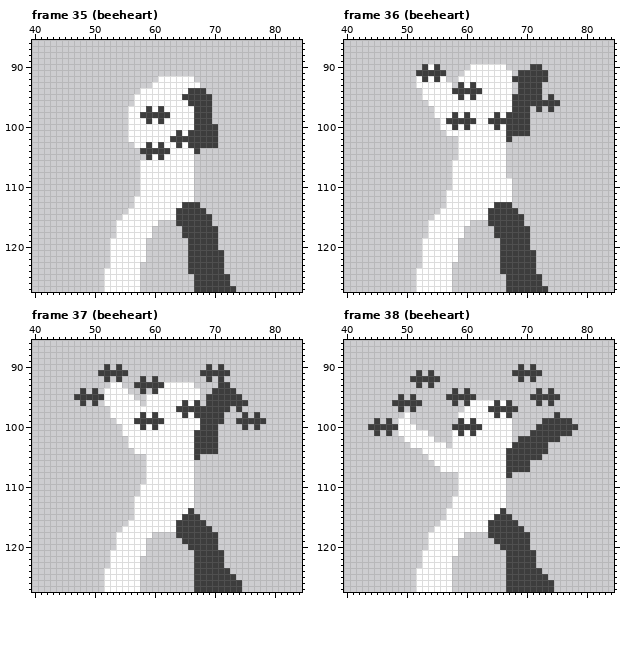
Pixel-art file: src/Unity/Fighters/Assets/Art/Sprites/Animations/mrshive_super.aseprite. That is the earlier state.
128x128 pixels, 70 frames. Shown: frame 35 (beeheart): x 40..84, y 86..127; frame 36 (beeheart): x 40..84, y 86..127; frame 37 (beeheart): x 40..84, y 86..127; frame 38 (beeheart): x 40..84, y 86..127. The commit also changed other frames, which this record leaves out.
The result:
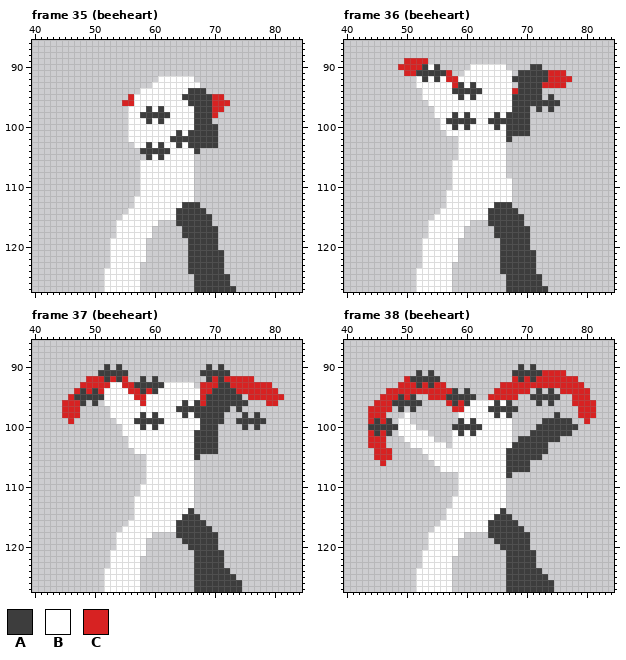
Palette (. is transparent): A #3d3d3d  B #ffffff  C #d72222
Message: mrs hive super adjustments
Edits made:
layer "Layer 4" added
--- frame 35 (beeheart), layer "Layer 4"
@@ x 53..74 @@
  94 .....BBBBBBBBAAA......
- 95 ....BBBBBBBBAAAAA.....
- 96 ....BBBBBBBBBAAAA.....
- 97 ...BBBABABBBBBAAA.....
- 98 ...BBAAAAABBBBAAA.....
+ 95 ...CBBBBBBBBAAAAACC...
+ 96 ..CCBBBBBBBBBAAAACCC..
+ 97 ...BBBABABBBBBAAACC...
+ 98 ...BBAAAAABBBBAAAC....
  99 ...BBBABABBBBBAAA.....
--- frame 36 (beeheart), layer "Layer 4"
@@ x 40..84 @@
  88 .............................................
- 89 .............................................
- 90 .............ABA.....BBBBBB....AA............
- 91 ............AAAAA...BBBBBBBB.AAAAA...........
- 92 ............BABAB..BBBBBBBBBAAAAAA...........
- 93 ............BBBBBB.ABABBBBBB.AAAA............
- 94 .............BBBBBAAAAABBBBB.AAAA............
+ 89 ..........CCCC...............................
+ 90 .........CCCCABA.....BBBBBB....AA............
+ 91 ..........CCAAAAAC..BBBBBBBB.AAAAACCC........
+ 92 ............BABABCCBBBBBBBBBAAAAAACCCC.......
+ 93 ............BBBBBBCABABBBBBB.AAAACCCC........
+ 94 .............BBBBBAAAAABBBBBCAAAA............
  95 .............BBBBBBABABBBBBBAAAAA.A..........
--- frame 37 (beeheart), layer "Layer 4"
@@ x 40..84 @@
  91 ...........AAAAA............AAAAA............
- 92 ............A.A...A.A........A.A.............
- 93 .............BB..AAAAABBBBB....AA............
- 94 ........A.A.BBBB..A.ABBBBBBB..AAAA...........
- 95 .......AAAAABBBBB..BBBBBBBBB.AAAAAA..........
- 96 ........A.A.BBBBBB.BBBBBBABA.AAAAAAA.........
- 97 .............BBBBBBBBBBBAAAAAAAAA.A..........
- 98 .............BBBBBABABBBBABAAAAA...A.A.......
- 99 ..............BBBAAAAABBBBBBAAAA..AAAAA......
+ 92 .........CCCACAC..A.A........ACACCCCC........
+ 93 ........CCCCCBBCCAAAAABBBBB.CCCAACCCCCCC.....
+ 94 .......CACACBBBBCCACABBBBBBBCCAAAACCCCCCC....
+ 95 ......CAAAAABBBBBCCBBBBBBBBBCAAAAAA.CCCCCC...
+ 96 .....CCCA.A.BBBBBBCBBBBBBABACAAAAAAA...CC....
+ 97 .....CCC.....BBBBBBBBBBBAAAAAAAAA.A..........
+ 98 .....CCC.....BBBBBABABBBBABAAAAA...A.A.......
+ 99 ......C.......BBBAAAAABBBBBBAAAA..AAAAA......
 100 ...............BBBABABBBBBBBAAA....A.A.......
--- frame 38 (beeheart), layer "Layer 4"
@@ x 40..84 @@
  90 .............................A.A.............
- 91 ............A.A.............AAAAA............
- 92 ...........AAAAA.............A.A.............
- 93 ............A.A..............................
- 94 ..................A.A...........A.A..........
- 95 .........A.A.....AAAAA.........AAAAA.........
- 96 ........AAAAA.....A.ABBBBABA....A.A..........
- 97 .........A.A........BBBBAAAAA................
- 98 ..........B........BBBBBBABA.......A.........
- 99 .....A.A.BB........ABABBBBBB.....AAAAA.......
+ 91 ............A.A.............AAAAACCCC........
+ 92 ..........CAAAAA............CACACCCCCCC......
+ 93 .........CCCACACC.........CCCCCCCCCCCCCC.....
+ 94 .......CCCCCCCCCCCA.A....CCCCCC.A.A.CCCCC....
+ 95 ......CCCACA..CCCAAAAA..CCCCC..AAAAA..CCC....
+ 96 .....CCCAAAAA....CACABBBBABA....A.A...CCCC...
+ 97 ....CCCC.A.A......CCBBBBAAAAA..........CCC...
+ 98 ....CCC...B........BBBBBBABA.......A...CCC...
+ 99 ....CACA.BB........ABABBBBBB.....AAAAA..C....
 100 ....AAAAABBB......AAAAABBBBB....AAAAAAA......
-101 .....A.A.BBBBB....BABABBBBBB...AAAAAAA.......
-102 ..........BBBBB...BBBBBBBBBB.AAAAAAA.........
-103 ...........BBBBBB.BBBBBBBBBBAAAAAA...........
-104 .............BBBBBBBBBBBBBBAAAAAAA...........
-105 ..............BBBBBBBBBBBBBAAAAAA............
-106 ...............BBBBBBBBBBBBAAAA..............
+101 ....CACA.BBBBB....BABABBBBBB...AAAAAAA.......
+102 ....CCC...BBBBB...BBBBBBBBBB.AAAAAAA.........
+103 ....CCC....BBBBBB.BBBBBBBBBBAAAAAA...........
+104 .....CCC.....BBBBBBBBBBBBBBAAAAAAA...........
+105 .....CCC......BBBBBBBBBBBBBAAAAAA............
+106 ......C........BBBBBBBBBBBBAAAA..............
 107 ................BBBBBBBBBBBAAAA..............
